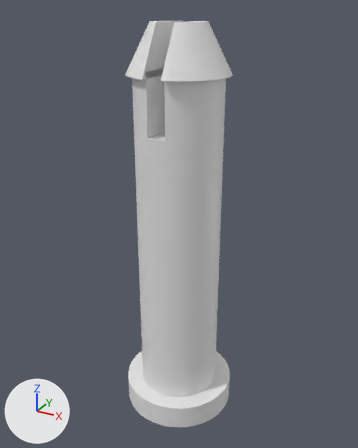
A saved change to the Blender file Eje barrefondos 2/Eje barrefondos 2 UNION.blend.
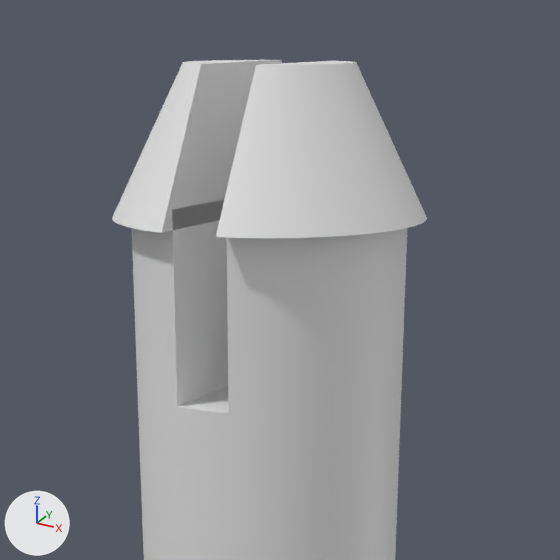
Each version is shown whole from a camera (50 mm lens) standing at (0.0251, -0.0457, 0.0455) and looking at (-0.0002, 0.0004, 0.0224), then close up on the part from 24% to 78% of the width and 0% to 43% of the height. The lights are fixed; the arrows at lower left show +X, +Y and +Z.

The first close-up shows 'Base'.
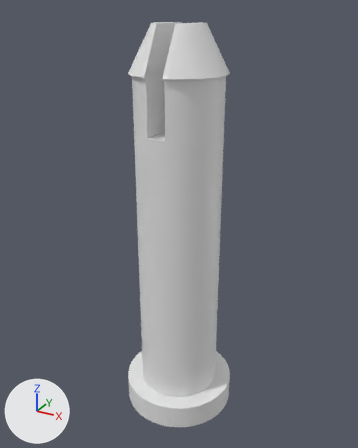
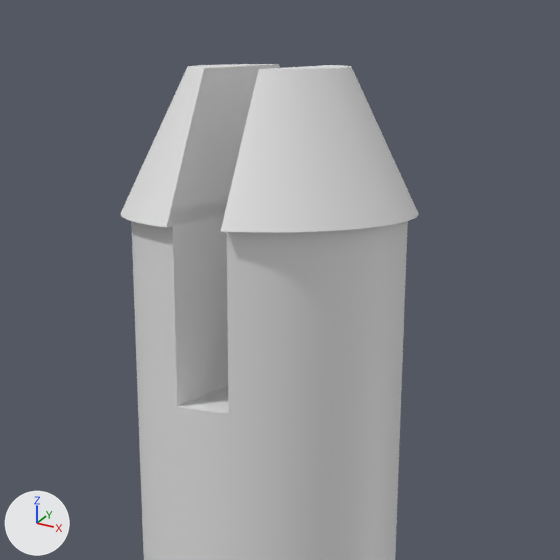
Edits to the bpy script that builds the scene:
```text
Change me_cilindro:
    used by ob_base; location = (0.0, 0.0, 0.0)
    remove me_cilindro.from_pydata(...)  # 1556 vertices, 786 faces; spans x -0.0066..0.0066, y -0.0066..0.0067, z -0.0015..0.0441
    add me_cilindro.from_pydata(...)  # 1552 vertices, 784 faces; spans x -0.0066..0.0066, y -0.0066..0.0067, z -0.0015..0.044
    me_cilindro part 1: 455 vertices moved from x -0.0054..0.0054, y -0.0053..0.0053, z 0.0392..0.0441 to x -0.0051..0.0051, y -0.005..0.005, z 0.0393..0.044; 25 vertices removed from x -0.0021..0.0019, y -0.0053..0.0053, z 0.0392..0.0441; 21 vertices added at x -0.0018..0.0017, y -0.005..0.005, z 0.0393..0.044
    me_cilindro part 2: 745 kept faces spanning x -0.0066..0.0066, y -0.0066..0.0067, z -0.0015..0.044 are now shaded flat
```

Boxes (x1, y1, x2, y2) around the edits, measured in the close-ups (560 x 560 px; the box of a moved part takes in the faces that stretch with it):
'Base', reshaped: before (112, 60, 427, 560); after (120, 64, 419, 560)
part 1 of me_cilindro, moved or reshaped: before (112, 60, 427, 238); after (120, 64, 419, 232)
part 2 of me_cilindro, shading changed: (132, 200, 407, 311) in both
